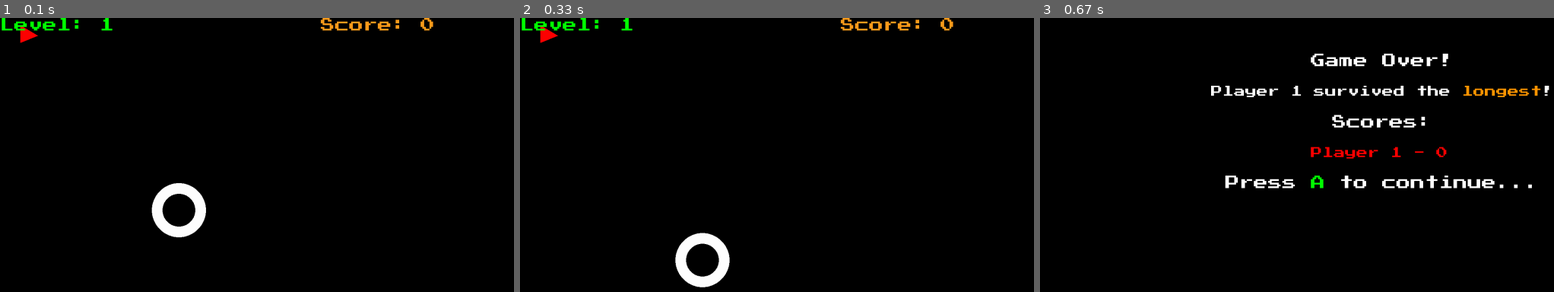
Above: before the commit, frames 1-3 (left to right).
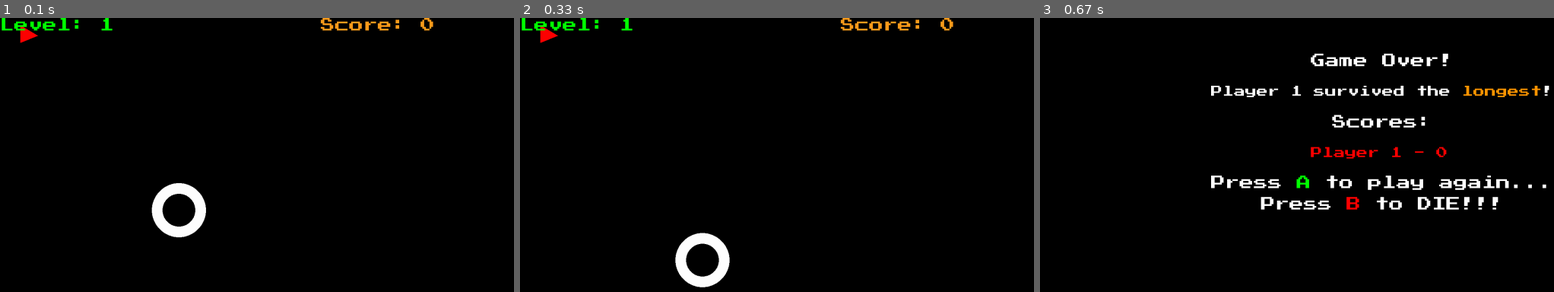
Above: after the commit, the same moments.

Repository: CaptainDeathead/Nebulous
Game: pygame game, started from Console/main.py
Same seed, same stepped clock (60 frames per second), same inputs: the game is played once before the commit and once after it.
Inputs:
- Up to frame 1 (0.1 s): no input
- Up to frame 2 (0.33 s): no input
- Up to frame 3 (0.67 s): tap Y at 0.33 s

Frames 1-2 are identical in both runs. In frame 3, 2.1% of the frame differs, in the area x 33-99%, y 57-70%.

Commit message:
Made meteors more like asteroids

Diff:
--- a/Console/main.py
+++ b/Console/main.py
@@ -181,7 +181,7 @@
 
 if __name__ == "__main__":
     # Where it all begins...
-    testing = False
+    testing = True
 
     if len(argv) > 1:
         if argv[1] == "--test":
--- a/Games/Meteors/main.py
+++ b/Games/Meteors/main.py
@@ -75,12 +75,20 @@
         match self.direction:
             case 1:
                 self.tripoints = [(5*self.scale+self.x,5*self.scale+self.y), (1+self.x, 5*self.scale+self.y), (3*self.scale+self.x, 1+self.y)]
+                if 5*self.scale+self.y < 0:
+                    self.y = 1080
             case 2:
                 self.tripoints = [(5*self.scale+self.x,1+self.y), (1+self.x, 1+self.y), (3*self.scale+self.x, 5*self.scale+self.y)]
+                if 1+self.y > 1080:
+                    self.y = 0
             case 3:
                 self.tripoints = [(5*self.scale+self.x, 1+self.y), (5*self.scale+self.x, 5*self.scale+self.y), (1+self.x, 3*self.scale+self.y)]
+                if 5*self.scale+self.x < 0:
+                    self.x = 1920
             case 4:
                 self.tripoints = [(1+self.x, 1+self.y), (1+self.x, 5*self.scale+self.y), (5*self.scale+self.x, 3*self.scale+self.y)]
+                if 1+self.x > 1920:
+                    self.x = 0
             case _:
                 n = 1
                 while True:
@@ -109,16 +117,28 @@
         self.dy = sin(radians(self.heading)) * self.speed
 
     def move(self, surface, bound_x, bound_y):
+        #self.x += self.dx
+        #self.y += self.dy
+        #
+        #if self.x - self.radius <= 0 or self.x + self.radius >= bound_x:
+        #    self.dx = -self.dx
+        #    self.heading = (180 - self.heading) % 360
+        #
+        #if self.y - self.radius <= 0 or self.y + self.radius >= bound_y:
+        #    self.dy = -self.dy
+        #    self.heading = (360 - self.heading) % 360
+
+        if self.x-self.radius > bound_x:
+            self.x = 0
+        elif self.x+self.radius < 0:
+            self.x = bound_x
+        if self.y-self.radius > bound_y:
+            self.y = 0
+        elif self.y+self.radius < 0:
+            self.y = bound_y
+
+        self.y += self.dy
         self.x += self.dx
-        self.y += self.dy
-
-        if self.x - self.radius <= 0 or self.x + self.radius >= bound_x:
-            self.dx = -self.dx
-            self.heading = (180 - self.heading) % 360
-
-        if self.y - self.radius <= 0 or self.y + self.radius >= bound_y:
-            self.dy = -self.dy
-            self.heading = (360 - self.heading) % 360
 
         pg.draw.circle(surface, (255, 255, 255), (self.x, self.y), self.radius, 30)
 
@@ -333,8 +353,10 @@
 
             curr_y += spacing
 
-        cont_lbl = self.main_menu.fonts["large"].render("Press A to continue...", True, (255, 255, 255))
+        cont_lbl = self.main_menu.fonts["large"].render("Press A to play again...", True, (255, 255, 255))
         cont_lbl.blit(self.main_menu.fonts["large"].render("      A", True, (0, 255, 0)))
+        men_lbl = self.main_menu.fonts["large"].render("Press B to DIE!!!", True, (255, 255, 255))
+        men_lbl.blit(self.main_menu.fonts["large"].render("      B", True, (255, 0, 0)))
 
         acc_dt = 0
 
@@ -360,6 +382,7 @@
 
             if acc_dt >= 5:
                 self.display_surf.blit(cont_lbl, (self.WIDTH // 2 - cont_lbl.width // 2, curr_y + 40))
+                self.display_surf.blit(men_lbl, (self.WIDTH // 2 - men_lbl.width // 2, curr_y + 100))
 
                 for controller in self.controllers:
                     for event in controller.event.get():
@@ -416,10 +439,10 @@
                 for i2, bullet in enumerate(self.bullets):
                     if ((bullet.x > rock.x - rock.radius) and (bullet.x < rock.x + rock.radius)) and ((bullet.y > rock.y - rock.radius) and (bullet.y < rock.y + rock.radius)):
                         if rock.big == True:
-                            self.asteroids.append(Rock(38, rock.x, rock.y, rock.speed, rock.heading, False))
-                            self.asteroids.append(Rock(38, rock.x, rock.y, rock.speed, 360-rock.heading, False))
+                            self.asteroids.append(Rock(38, rock.x, rock.y, rock.speed, rock.heading+randint(-35, 35), False))
+                            self.asteroids.append(Rock(38, rock.x, rock.y, rock.speed, (360-rock.heading)+randint(-35, 35), False))
                         else:
-                            self.num_asteroids -= 1
+                            self.num_asteroids -= 0.5
                         self.asteroids.pop(i)
                         self.bullets.pop(i2)
                         self.ships[0].score += 1
